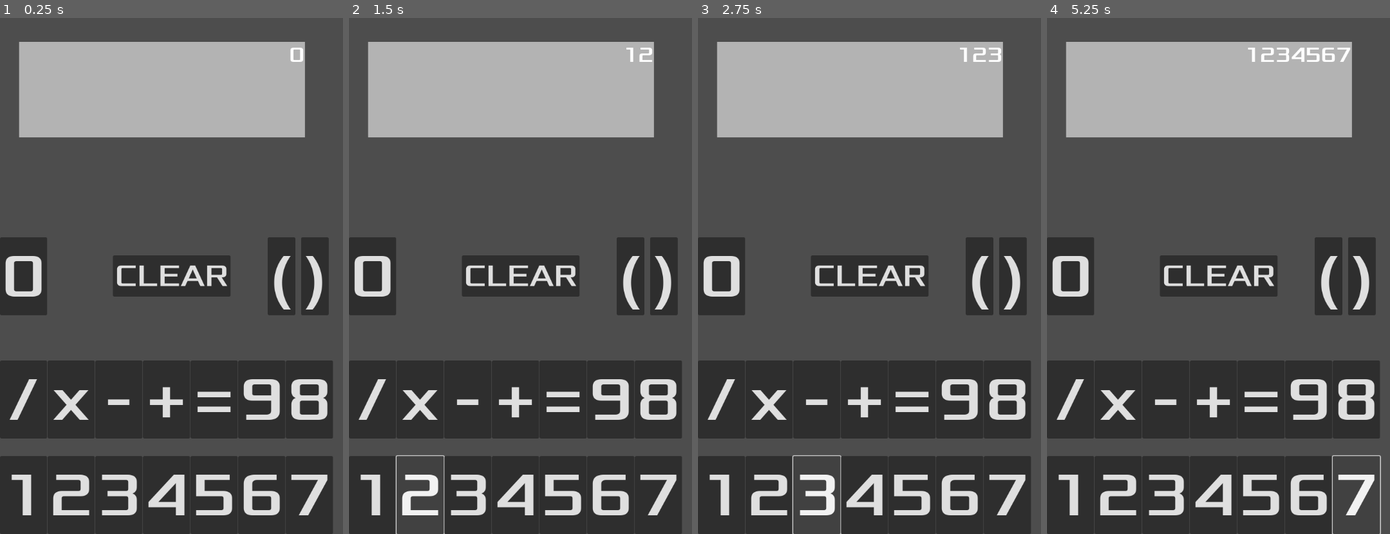
Above: before the commit, frames 1-4 (left to right).
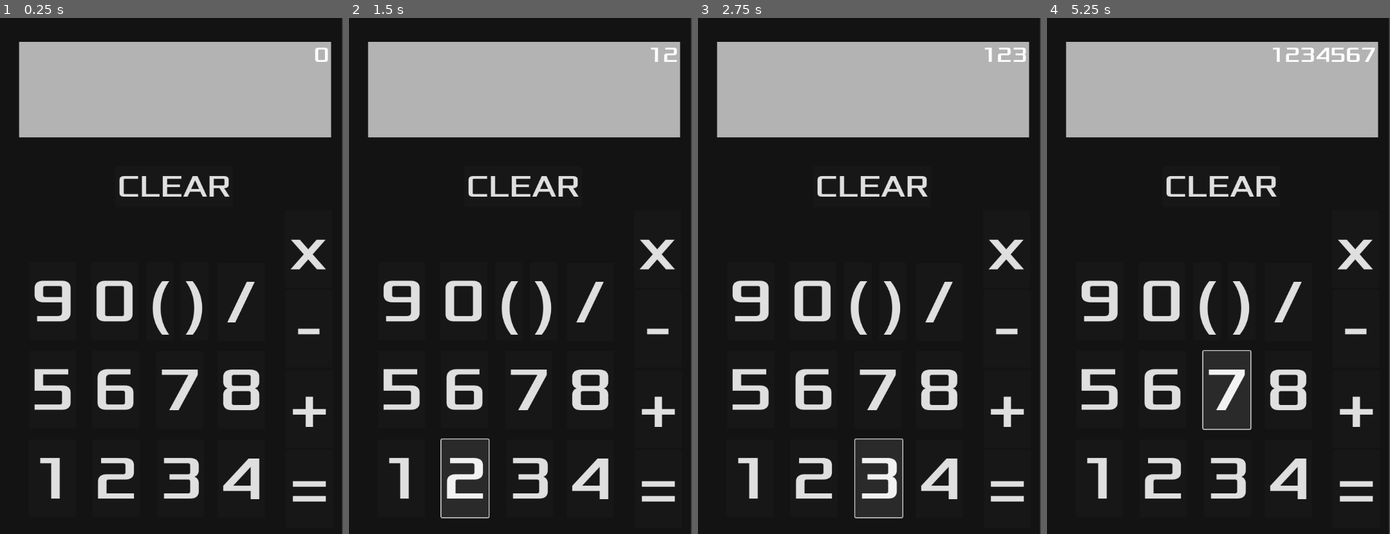
Above: after the commit, the same moments.

Repository: chungsamuel/Calculator
Game: Godot game, scene res://buttons.tscn
The game is run twice, just before and just after one commit, with the same random seed, the same clock (stepped at 60 frames per second) and the same inputs.
Inputs:
- Up to frame 1 (0.25 s): no input
- Up to frame 2 (1.5 s): click "1" at 0.5 s; click "2" at 1.25 s
- Up to frame 3 (2.75 s): click "3" at 2 s
- Up to frame 4 (5.25 s): click "4" at 2.75 s; click "5" at 3.5 s; click "6" at 4.25 s; click "7" at 5 s

The runs differ from the first frame. In frame 1, 70% of the frame differs, in the area x 0-100%, y 0-100%; in frame 2, 71%; in frame 3, 71%; in frame 4, 72%.

Commit message:
redisgn of UI, fixed issue with parentheses
redid the UI to look nicer
fixed an issue with parentheses
changed the input message to be more condensed

Diff:
--- a/buttons.gd
+++ b/buttons.gd
@@ -4,7 +4,7 @@
 var operator_array = []
 var clear: bool = true
 var test_array = [1,2,3]
-var test_string: String = "12 + 3 * 4 - 6"
+var value_string: String = ""
 
 # Called when the node enters the scene tree for the first time.
 func _ready():
@@ -88,6 +88,7 @@
 	return postfix
 
 func evaluate_postfix(postfix: String):
+	print(postfix)
 	var string_stack = postfix.rsplit(" ")
 	var value_stack = []
 	var index: int = 0
@@ -134,22 +135,27 @@
 		"(",")":
 			if clear:
 				clear = false
+				value_string = number + " "
 				$input.text = number
 				print(number)
 			else:
-				$input.text = $input.get_text() + " " + number + " "
+				value_string = value_string + " " + number + " "
+				$input.text = $input.get_text() + number
 				$input.show()
 				print(number)
 		"+","-","*","/":
-			$input.text = $input.get_text() + " " + number + " "
+			value_string = value_string + " " + number + " "
+			$input.text = $input.get_text() + number
 			$input.show()
 			print(number)
 		"1", "2", "3", "4", "5", "6", "7", "8", "9", "0":
 			if clear:
 				clear = false
+				value_string = number
 				$input.text = number
 				print(number)
 			else:
+				value_string = value_string + number
 				$input.text = $input.get_text() + number
 				$input.show()
 				print(number)
@@ -171,12 +177,12 @@
 	#var temp3 = operator_array.pop_front()
 	#if temp2 == "+":
 		#print(temp1 + temp3)
-	print($input.get_text())
-	var printme = convert_to_postfix($input.get_text())
+	print(value_string)
+	var printme = convert_to_postfix(value_string)
 	print(printme)
 	var answer = float(evaluate_postfix(printme))
 	print(answer)
-	$output.text = String.num(snappedf(answer, 0.0001))
+	$output.text = String.num(snappedf(answer, 0.00001))
 	$output.show()
 
 
@@ -228,6 +234,9 @@
 func _on_clear_pressed():
 	$input.text = "0"
 	$input.show()
+	$output.text = ""
+	$output.show()
+	value_string = ""
 	clear = true
 
 
--- a/buttons.tscn
+++ b/buttons.tscn
@@ -8,194 +8,11 @@
 [node name="Buttons" type="CanvasLayer"]
 script = ExtResource("1_v0pmb")
 
-[node name="number1" type="Button" parent="."]
-anchors_preset = 2
-anchor_top = 1.0
-anchor_bottom = 1.0
-offset_top = -163.0
-offset_right = 99.0
-grow_vertical = 0
-size_flags_vertical = 8
-theme_override_fonts/font = ExtResource("1_uxdyf")
-theme_override_font_sizes/font_size = 128
-text = "1"
-script = ExtResource("2_vh8se")
-
-[node name="number2" type="Button" parent="."]
-anchors_preset = 2
-anchor_top = 1.0
-anchor_bottom = 1.0
-offset_left = 100.0
-offset_top = -163.0
-offset_right = 199.0
-grow_vertical = 0
-size_flags_vertical = 8
-theme_override_fonts/font = ExtResource("1_uxdyf")
-theme_override_font_sizes/font_size = 128
-text = "2"
-script = ExtResource("3_pxkp3")
-
-[node name="number3" type="Button" parent="."]
-anchors_preset = 2
-anchor_top = 1.0
-anchor_bottom = 1.0
-offset_left = 200.0
-offset_top = -163.0
-offset_right = 299.0
-grow_vertical = 0
-size_flags_vertical = 8
-theme_override_fonts/font = ExtResource("1_uxdyf")
-theme_override_font_sizes/font_size = 128
-text = "3"
-
-[node name="number4" type="Button" parent="."]
-anchors_preset = 2
-anchor_top = 1.0
-anchor_bottom = 1.0
-offset_left = 300.0
-offset_top = -163.0
-offset_right = 399.0
-grow_vertical = 0
-size_flags_vertical = 8
-theme_override_fonts/font = ExtResource("1_uxdyf")
-theme_override_font_sizes/font_size = 128
-text = "4"
-
-[node name="number5" type="Button" parent="."]
-anchors_preset = 2
-anchor_top = 1.0
-anchor_bottom = 1.0
-offset_left = 400.0
-offset_top = -163.0
-offset_right = 499.0
-grow_vertical = 0
-size_flags_vertical = 8
-theme_override_fonts/font = ExtResource("1_uxdyf")
-theme_override_font_sizes/font_size = 128
-text = "5"
-
-[node name="number6" type="Button" parent="."]
-anchors_preset = 2
-anchor_top = 1.0
-anchor_bottom = 1.0
-offset_left = 500.0
-offset_top = -163.0
-offset_right = 599.0
-grow_vertical = 0
-size_flags_vertical = 8
-theme_override_fonts/font = ExtResource("1_uxdyf")
-theme_override_font_sizes/font_size = 128
-text = "6"
-
-[node name="number7" type="Button" parent="."]
-anchors_preset = 2
-anchor_top = 1.0
-anchor_bottom = 1.0
-offset_left = 600.0
-offset_top = -163.0
-offset_right = 699.0
-grow_vertical = 0
-size_flags_vertical = 8
-theme_override_fonts/font = ExtResource("1_uxdyf")
-theme_override_font_sizes/font_size = 128
-text = "7"
-
-[node name="number8" type="Button" parent="."]
-anchors_preset = 2
-anchor_top = 1.0
-anchor_bottom = 1.0
-offset_left = 600.0
-offset_top = -363.0
-offset_right = 699.0
-offset_bottom = -200.0
-grow_vertical = 0
-size_flags_vertical = 8
-theme_override_fonts/font = ExtResource("1_uxdyf")
-theme_override_font_sizes/font_size = 128
-text = "8"
-
-[node name="number9" type="Button" parent="."]
-anchors_preset = 2
-anchor_top = 1.0
-anchor_bottom = 1.0
-offset_left = 500.0
-offset_top = -363.0
-offset_right = 599.0
-offset_bottom = -200.0
-grow_vertical = 0
-size_flags_vertical = 8
-theme_override_fonts/font = ExtResource("1_uxdyf")
-theme_override_font_sizes/font_size = 128
-text = "9"
-
-[node name="plusoperator" type="Button" parent="."]
-anchors_preset = 2
-anchor_top = 1.0
-anchor_bottom = 1.0
-offset_left = 300.0
-offset_top = -363.0
-offset_right = 399.0
-offset_bottom = -200.0
-grow_vertical = 0
-size_flags_vertical = 8
-theme_override_fonts/font = ExtResource("1_uxdyf")
-theme_override_font_sizes/font_size = 128
-text = "+"
-
-[node name="minusoperator" type="Button" parent="."]
-anchors_preset = 2
-anchor_top = 1.0
-anchor_bottom = 1.0
-offset_left = 200.0
-offset_top = -363.0
-offset_right = 299.0
-offset_bottom = -200.0
-grow_vertical = 0
-size_flags_vertical = 8
-theme_override_fonts/font = ExtResource("1_uxdyf")
-theme_override_font_sizes/font_size = 128
-text = "-"
-
-[node name="timesoperator" type="Button" parent="."]
-anchors_preset = 2
-anchor_top = 1.0
-anchor_bottom = 1.0
-offset_left = 100.0
-offset_top = -363.0
-offset_right = 199.0
-offset_bottom = -200.0
-grow_vertical = 0
-size_flags_vertical = 8
-theme_override_fonts/font = ExtResource("1_uxdyf")
-theme_override_font_sizes/font_size = 128
-text = "x"
-
-[node name="divideoperator" type="Button" parent="."]
-anchors_preset = 2
-anchor_top = 1.0
-anchor_bottom = 1.0
-offset_top = -363.0
-offset_right = 99.0
-offset_bottom = -200.0
-grow_vertical = 0
-size_flags_vertical = 8
-theme_override_fonts/font = ExtResource("1_uxdyf")
-theme_override_font_sizes/font_size = 128
-text = "/"
-
-[node name="equaloperator" type="Button" parent="."]
-anchors_preset = 2
-anchor_top = 1.0
-anchor_bottom = 1.0
-offset_left = 400.0
-offset_top = -363.0
-offset_right = 499.0
-offset_bottom = -200.0
-grow_vertical = 0
-size_flags_vertical = 8
-theme_override_fonts/font = ExtResource("1_uxdyf")
-theme_override_font_sizes/font_size = 128
-text = "="
+[node name="ColorRect2" type="ColorRect" parent="."]
+offset_right = 40.0
+offset_bottom = 40.0
+scale = Vector2(17.96, 27.04)
+color = Color(0.0745098, 0.0745098, 0.0745098, 1)
 
 [node name="ColorRect" type="ColorRect" parent="."]
 anchors_preset = 5
@@ -203,10 +20,208 @@
 anchor_right = 0.5
 offset_left = -320.0
 offset_top = 50.0
-offset_right = 280.0
+offset_right = 335.0
 offset_bottom = 250.0
 grow_horizontal = 2
 color = Color(0.701961, 0.701961, 0.701961, 1)
+
+[node name="number1" type="Button" parent="."]
+anchors_preset = 2
+anchor_top = 1.0
+anchor_bottom = 1.0
+offset_left = 60.0
+offset_top = -198.0
+offset_right = 159.0
+offset_bottom = -35.0
+grow_vertical = 0
+size_flags_vertical = 8
+theme_override_fonts/font = ExtResource("1_uxdyf")
+theme_override_font_sizes/font_size = 128
+text = "1"
+script = ExtResource("2_vh8se")
+
+[node name="number2" type="Button" parent="."]
+anchors_preset = 2
+anchor_top = 1.0
+anchor_bottom = 1.0
+offset_left = 194.0
+offset_top = -198.0
+offset_right = 293.0
+offset_bottom = -35.0
+grow_vertical = 0
+size_flags_vertical = 8
+theme_override_fonts/font = ExtResource("1_uxdyf")
+theme_override_font_sizes/font_size = 128
+text = "2"
+script = ExtResource("3_pxkp3")
+
+[node name="number3" type="Button" parent="."]
+anchors_preset = 2
+anchor_top = 1.0
+anchor_bottom = 1.0
+offset_left = 330.0
+offset_top = -198.0
+offset_right = 429.0
+offset_bottom = -35.0
+grow_vertical = 0
+size_flags_vertical = 8
+theme_override_fonts/font = ExtResource("1_uxdyf")
+theme_override_font_sizes/font_size = 128
+text = "3"
+
+[node name="number4" type="Button" parent="."]
+anchors_preset = 2
+anchor_top = 1.0
+anchor_bottom = 1.0
+offset_left = 457.0
+offset_top = -197.0
+offset_right = 556.0
+offset_bottom = -34.0
+grow_vertical = 0
+size_flags_vertical = 8
+theme_override_fonts/font = ExtResource("1_uxdyf")
+theme_override_font_sizes/font_size = 128
+text = "4"
+
+[node name="number5" type="Button" parent="."]
+anchors_preset = 2
+anchor_top = 1.0
+anchor_bottom = 1.0
+offset_left = 61.0
+offset_top = -384.0
+offset_right = 160.0
+offset_bottom = -221.0
+grow_vertical = 0
+size_flags_vertical = 8
+theme_override_fonts/font = ExtResource("1_uxdyf")
+theme_override_font_sizes/font_size = 128
+text = "5"
+
+[node name="number6" type="Button" parent="."]
+anchors_preset = 2
+anchor_top = 1.0
+anchor_bottom = 1.0
+offset_left = 193.0
+offset_top = -384.0
+offset_right = 292.0
+offset_bottom = -221.0
+grow_vertical = 0
+size_flags_vertical = 8
+theme_override_fonts/font = ExtResource("1_uxdyf")
+theme_override_font_sizes/font_size = 128
+text = "6"
+
+[node name="number7" type="Button" parent="."]
+anchors_preset = 2
+anchor_top = 1.0
+anchor_bottom = 1.0
+offset_left = 328.0
+offset_top = -383.0
+offset_right = 427.0
+offset_bottom = -220.0
+grow_vertical = 0
+size_flags_vertical = 8
+theme_override_fonts/font = ExtResource("1_uxdyf")
+theme_override_font_sizes/font_size = 128
+text = "7"
+
+[node name="number8" type="Button" parent="."]
+anchors_preset = 2
+anchor_top = 1.0
+anchor_bottom = 1.0
+offset_left = 457.0
+offset_top = -383.0
+offset_right = 556.0
+offset_bottom = -220.0
+grow_vertical = 0
+size_flags_vertical = 8
+theme_override_fonts/font = ExtResource("1_uxdyf")
+theme_override_font_sizes/font_size = 128
+text = "8"
+
+[node name="number9" type="Button" parent="."]
+anchors_preset = 2
+anchor_top = 1.0
+anchor_bottom = 1.0
+offset_left = 61.0
+offset_top = -569.0
+offset_right = 160.0
+offset_bottom = -406.0
+grow_vertical = 0
+size_flags_vertical = 8
+theme_override_fonts/font = ExtResource("1_uxdyf")
+theme_override_font_sizes/font_size = 128
+text = "9"
+
+[node name="plusoperator" type="Button" parent="."]
+anchors_preset = 2
+anchor_top = 1.0
+anchor_bottom = 1.0
+offset_left = 600.0
+offset_top = -343.0
+offset_right = 699.0
+offset_bottom = -180.0
+grow_vertical = 0
+size_flags_vertical = 8
+theme_override_fonts/font = ExtResource("1_uxdyf")
+theme_override_font_sizes/font_size = 128
+text = "+"
+
+[node name="minusoperator" type="Button" parent="."]
+anchors_preset = 2
+anchor_top = 1.0
+anchor_bottom = 1.0
+offset_left = 599.0
+offset_top = -511.0
+offset_right = 698.0
+offset_bottom = -348.0
+grow_vertical = 0
+size_flags_vertical = 8
+theme_override_fonts/font = ExtResource("1_uxdyf")
+theme_override_font_sizes/font_size = 128
+text = "-"
+
+[node name="timesoperator" type="Button" parent="."]
+anchors_preset = 2
+anchor_top = 1.0
+anchor_bottom = 1.0
+offset_left = 598.0
+offset_top = -678.0
+offset_right = 697.0
+offset_bottom = -515.0
+grow_vertical = 0
+size_flags_vertical = 8
+theme_override_fonts/font = ExtResource("1_uxdyf")
+theme_override_font_sizes/font_size = 128
+text = "x"
+
+[node name="divideoperator" type="Button" parent="."]
+anchors_preset = 2
+anchor_top = 1.0
+anchor_bottom = 1.0
+offset_left = 457.0
+offset_top = -567.0
+offset_right = 556.0
+offset_bottom = -404.0
+grow_vertical = 0
+size_flags_vertical = 8
+theme_override_fonts/font = ExtResource("1_uxdyf")
+theme_override_font_sizes/font_size = 128
+text = "/"
+
+[node name="equaloperator" type="Button" parent="."]
+anchors_preset = 2
+anchor_top = 1.0
+anchor_bottom = 1.0
+offset_left = 600.0
+offset_top = -176.0
+offset_right = 699.0
+offset_bottom = -13.0
+grow_vertical = 0
+size_flags_vertical = 8
+theme_override_fonts/font = ExtResource("1_uxdyf")
+theme_override_font_sizes/font_size = 128
+text = "="
 
 [node name="input" type="Label" parent="."]
 anchors_preset = 5
@@ -214,7 +229,7 @@
 anchor_right = 0.5
 offset_left = -319.0
 offset_top = 50.0
-offset_right = 279.0
+offset_right = 331.0
 offset_bottom = 249.0
 grow_horizontal = 2
 theme_override_fonts/font = ExtResource("1_uxdyf")
@@ -229,10 +244,10 @@
 anchor_top = 0.5
 anchor_right = 0.5
 anchor_bottom = 0.5
-offset_left = -4.0
-offset_top = -4.0
-offset_right = 4.0
-offset_bottom = 4.0
+offset_left = -118.0
+offset_top = -230.0
+offset_right = 128.0
+offset_bottom = -144.0
 grow_horizontal = 2
 grow_vertical = 2
 theme_override_fonts/font = ExtResource("1_uxdyf")
@@ -243,9 +258,10 @@
 anchors_preset = 4
 anchor_top = 0.5
 anchor_bottom = 0.5
-offset_top = -81.5
-offset_right = 99.0
-offset_bottom = 81.5
+offset_left = 191.0
+offset_top = -29.0
+offset_right = 290.0
+offset_bottom = 134.0
 grow_vertical = 2
 theme_override_fonts/font = ExtResource("1_uxdyf")
 theme_override_font_sizes/font_size = 128
@@ -258,10 +274,10 @@
 anchor_top = 0.5
 anchor_right = 1.0
 anchor_bottom = 0.5
-offset_left = -158.0
-offset_top = -81.5
-offset_right = -100.0
-offset_bottom = 81.5
+offset_left = -413.0
+offset_top = -28.0
+offset_right = -355.0
+offset_bottom = 135.0
 grow_horizontal = 0
 grow_vertical = 2
 theme_override_fonts/font = ExtResource("1_uxdyf")
@@ -274,10 +290,10 @@
 anchor_top = 0.5
 anchor_right = 1.0
 anchor_bottom = 0.5
-offset_left = -88.0
-offset_top = -81.5
-offset_right = -30.0
-offset_bottom = 81.5
+offset_left = -340.0
+offset_top = -28.0
+offset_right = -282.0
+offset_bottom = 135.0
 grow_horizontal = 0
 grow_vertical = 2
 theme_override_fonts/font = ExtResource("1_uxdyf")
@@ -290,7 +306,7 @@
 anchor_right = 0.5
 offset_left = -311.0
 offset_top = 152.0
-offset_right = 273.0
+offset_right = 324.0
 offset_bottom = 230.0
 grow_horizontal = 2
 theme_override_fonts/font = ExtResource("1_uxdyf")
